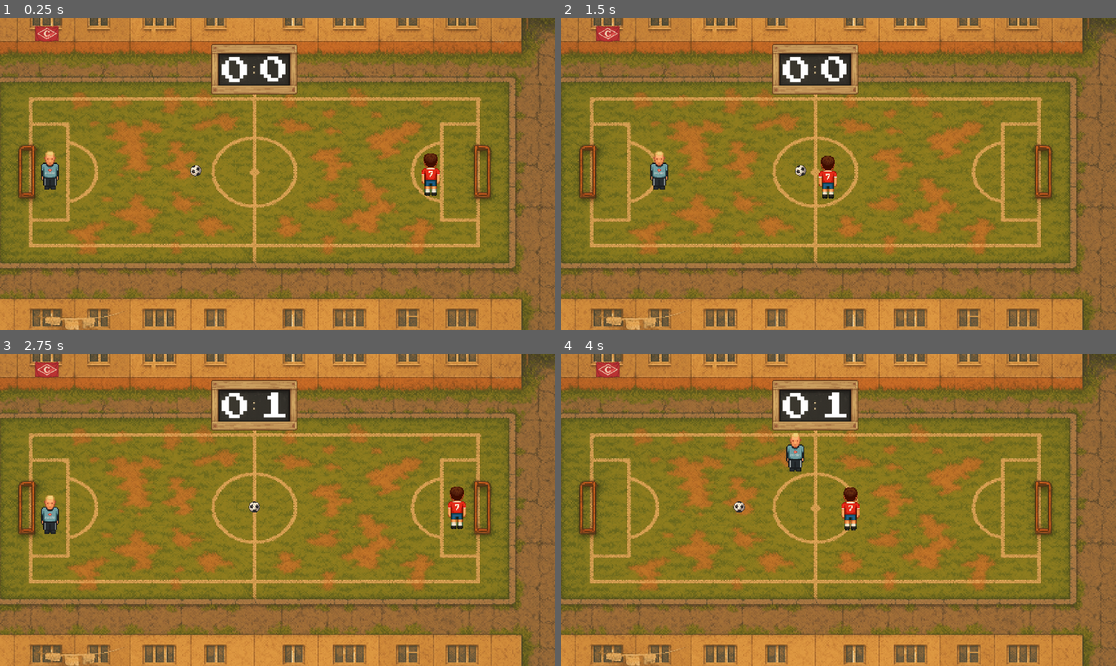
Above: before the commit, frames 1-4 (two rows, left to right).
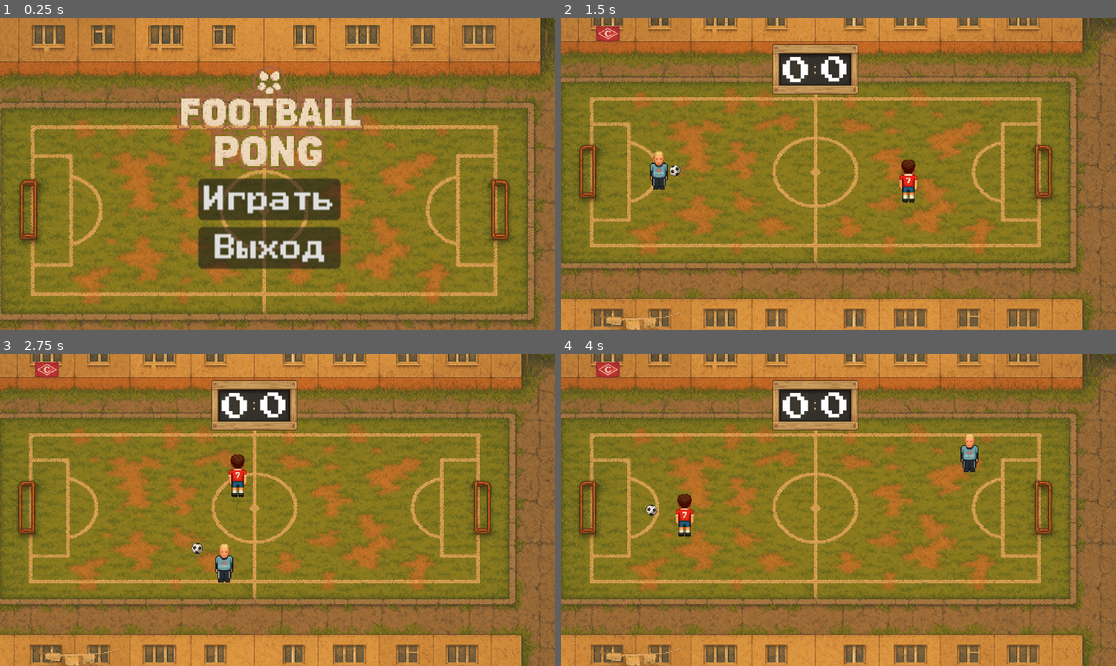
Above: after the commit, the same moments.

Repository: supervi5w4/footballpong
Game: Godot game, scene res://scenes/menu.tscn
The game is run twice, just before and just after one commit, with the same random seed, the same clock (stepped at 60 frames per second) and the same inputs. Before the commit the project starts from res://scenes/game.tscn.
Inputs (mouse positions are in pixels of both pictures, inside the frame that each line leads up to):
- Up to frame 1 (0.25 s): no input
- Up to frame 2 (1.5 s): click (832, 198) at 0.5 s, where only the run after the commit has a clickable "Играть"; hold Right (ui_right) from 1.28 s (still down)
- Up to frame 3 (2.75 s): release Right (ui_right) at 2.03 s; hold Down (ui_down) from 2.03 s (still down)
- Up to frame 4 (4 s): release Down (ui_down) at 2.78 s; hold Right (ui_right) 2.78-3.53 s; hold Up (ui_up) from 3.53 s (still down)

The runs differ from the first frame. In frame 1, 64% of the frame differs, in the area x 0-100%, y 0-100%; in frame 2, 0.9%; in frame 3, 1.7%; in frame 4, 1.7%.

Commit message:
Add files via upload
feat(menu): добавлены кнопки «Играть» и «Выход» в Menu.tscn

• Созданы узлы PlayBtn и ExitBtn внутри VBoxContainer.
• Подключены сигналы pressed к методам Menu.gd через код, без вкладки Signals.
• Добавлен скрипт Menu.gd:
    – вызывает Game.tscn по нажатию «Играть»;
    – корректно завершает приложение через get_tree().quit() по «Выход».
• Обновлён autoload GameState (без изменений логики) — теперь используется в Menu.gd.
• Настроено mouse_filter=IGNORE для menu_logo, чтобы клики по логотипу не перекрывали кнопки.
• Main Scene в Project Settings сменена на Menu.tscn.

Тесты
• Проверено локально (F5): меню открывается, обе кнопки работают на Windows 10 x64.
• При resize окна UI остаётся по центру, клики не блокируются.

Diff:
--- a/project.godot
+++ b/project.godot
@@ -11,7 +11,7 @@
 [application]
 
 config/name="FootballPong"
-run/main_scene="uid://8wkf1f060q6x"
+run/main_scene="uid://b21yhhp0h4evk"
 config/features=PackedStringArray("4.4", "Forward Plus")
 config/icon="res://icon.svg"
 
--- /dev/null
+++ b/scenes/menu.gd
@@ -0,0 +1,15 @@
+extends Control
+
+@onready var play_btn : Button = %PlayBtn   # ищем узлы по имени после _ready()
+@onready var exit_btn : Button = %ExitBtn
+
+func _ready() -> void:
+	# Подключаем сигнал pressed к методам ↓
+	play_btn.pressed.connect(_on_play_pressed)
+	exit_btn.pressed.connect(_on_exit_pressed)
+
+func _on_play_pressed() -> void:
+	get_tree().change_scene_to_file("res://scenes/Game.tscn")
+
+func _on_exit_pressed() -> void:
+	get_tree().quit()
--- /dev/null
+++ b/scenes/menu.tscn
@@ -0,0 +1,67 @@
+[gd_scene load_steps=5 format=3 uid="uid://b21yhhp0h4evk"]
+
+[ext_resource type="Texture2D" uid="uid://bemigg6chvtat" path="res://assets/menu/menu_logo.png" id="1_con2f"]
+[ext_resource type="Script" uid="uid://c3qdudys24dc0" path="res://scenes/menu.gd" id="1_mhnvy"]
+[ext_resource type="FontFile" uid="uid://crbejkyhfw2bi" path="res://fonts/PressStart2P-Regular.ttf" id="1_vjb58"]
+[ext_resource type="Texture2D" uid="uid://37rfb12sxmf4" path="res://assets/gfx/field.png" id="2_mhnvy"]
+
+[node name="Menu" type="Control"]
+layout_mode = 3
+anchors_preset = 15
+anchor_right = 1.0
+anchor_bottom = 1.0
+grow_horizontal = 2
+grow_vertical = 2
+script = ExtResource("1_mhnvy")
+
+[node name="Bg" type="TextureRect" parent="."]
+layout_mode = 0
+offset_right = 1536.0
+offset_bottom = 1024.0
+scale = Vector2(1.3, 1.3)
+texture = ExtResource("2_mhnvy")
+
+[node name="VBoxContainer" type="VBoxContainer" parent="."]
+layout_mode = 1
+anchors_preset = 8
+anchor_left = 0.5
+anchor_top = 0.5
+anchor_right = 0.5
+anchor_bottom = 0.5
+offset_left = -274.0
+offset_top = 16.0
+offset_right = -170.0
+offset_bottom = 68.0
+grow_horizontal = 2
+grow_vertical = 2
+scale = Vector2(4.73291, 5.99994)
+
+[node name="PlayBtn" type="Button" parent="VBoxContainer"]
+unique_name_in_owner = true
+layout_mode = 2
+theme_override_fonts/font = ExtResource("1_vjb58")
+text = "Играть"
+
+[node name="ExitBtn" type="Button" parent="VBoxContainer"]
+unique_name_in_owner = true
+layout_mode = 2
+theme_override_fonts/font = ExtResource("1_vjb58")
+text = "Выход"
+
+[node name="menu_logo" type="TextureRect" parent="."]
+clip_contents = true
+layout_mode = 1
+anchors_preset = 6
+anchor_left = 1.0
+anchor_top = 0.5
+anchor_right = 1.0
+anchor_bottom = 0.5
+offset_left = -1346.0
+offset_top = -541.0
+offset_right = -322.0
+offset_bottom = 483.0
+grow_horizontal = 0
+grow_vertical = 2
+scale = Vector2(0.7, 0.7)
+mouse_filter = 2
+texture = ExtResource("1_con2f")
Binary file added: assets/menu/menu_logo.png
Not shown, added: assets/menu/menu_logo.png.import
Binary file added: assets/menu/play_btn_normal.png
Not shown, added: assets/menu/play_btn_normal.png.import
Binary file added: assets/menu/play_btn_pressed.png
Not shown, added: assets/menu/play_btn_pressed.png.import
Not shown, changed: log.txt
Not shown, added: scenes/menu.gd.uid
